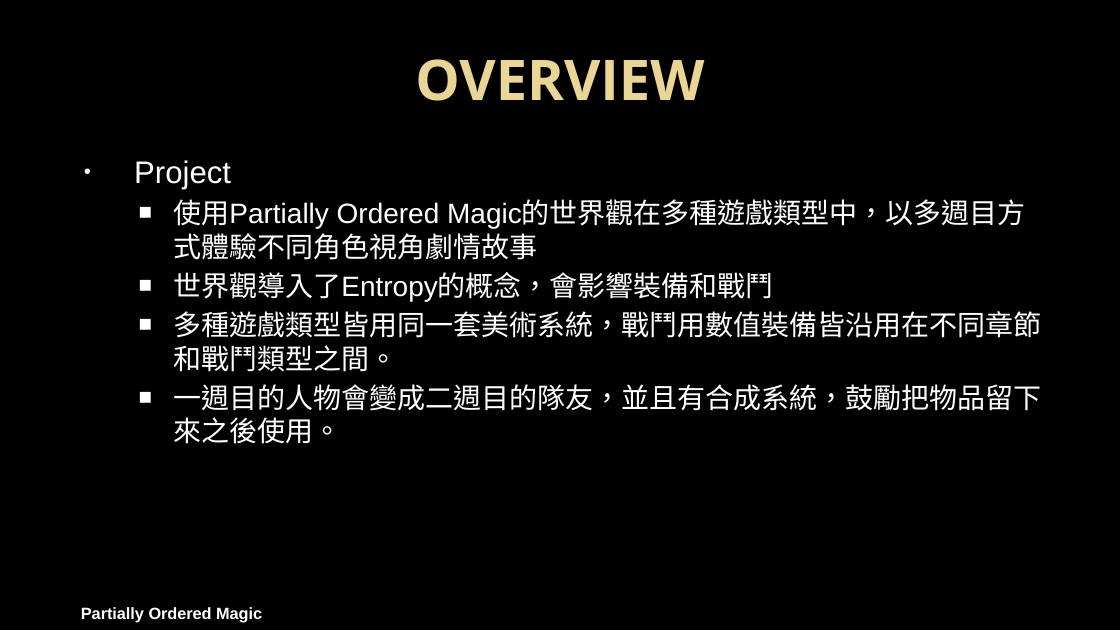
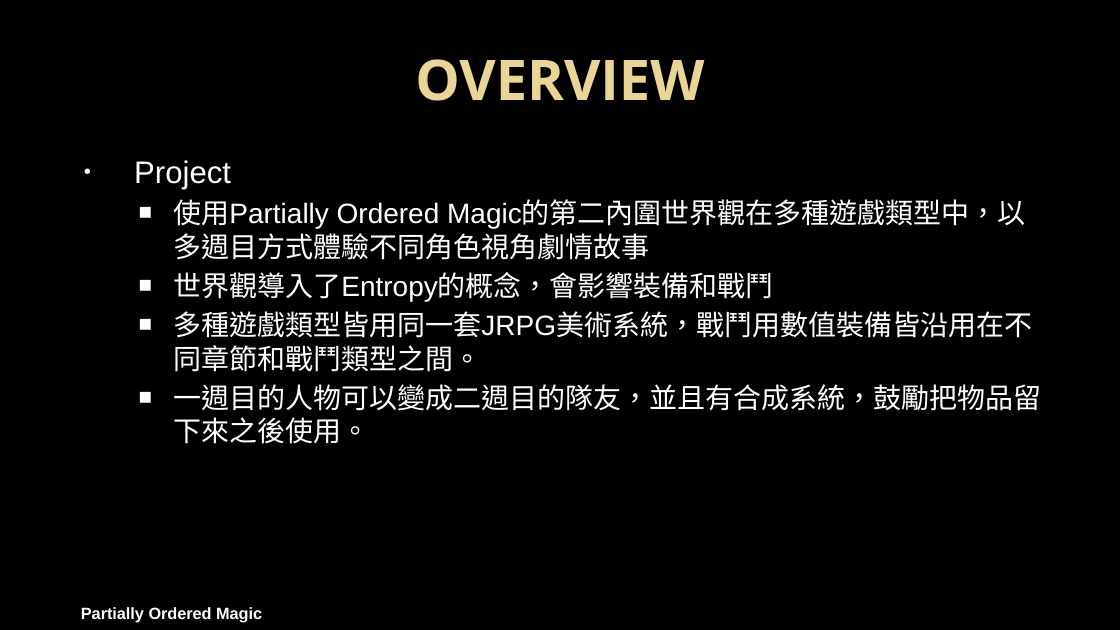
Before and after one commit to PartiallyOrderedMagic/PartiallyOrderedMagic.github.io, a slide deck: slide 3 of MyGame/企劃.pptx. Drawn at 1120x630 pixels with LibreOffice and Linux fonts; fonts in the diff are those of the drawing; background and template pictures are left out. Boxes give left, top, right and bottom in pixels: in the first picture for what was removed or moved away, otherwise in the second. Text is boxed around its words. In the diff, an @@ line names an element or a change of style, - is before the commit and + after.

```diff
--- a/MyGame/企劃.pptx
+++ b/MyGame/企劃.pptx
@@ text at (173,199,1026,260): text changed @@
-  ■ 使用Partially Ordered Magic的世界觀在多種遊戲類型中，以多週目方式體驗不同角色視角劇情故事
+  ■ 使用Partially Ordered Magic的第二內圍世界觀在多種遊戲類型中，以多週目方式體驗不同角色視角劇情故事
@@ text at (173,311,1041,444): text changed @@
-  ■ 多種遊戲類型皆用同一套美術系統，戰鬥用數值裝備皆沿用在不同章節和戰鬥類型之間。
-  ■ 一週目的人物會變成二週目的隊友，並且有合成系統，鼓勵把物品留下來之後使用。
+  ■ 多種遊戲類型皆用同一套JRPG美術系統，戰鬥用數值裝備皆沿用在不同章節和戰鬥類型之間。
+  ■ 一週目的人物可以變成二週目的隊友，並且有合成系統，鼓勵把物品留下來之後使用。
```
Also in this commit, not shown: 2 other slides changed, 1 slide added, 3 other files.
